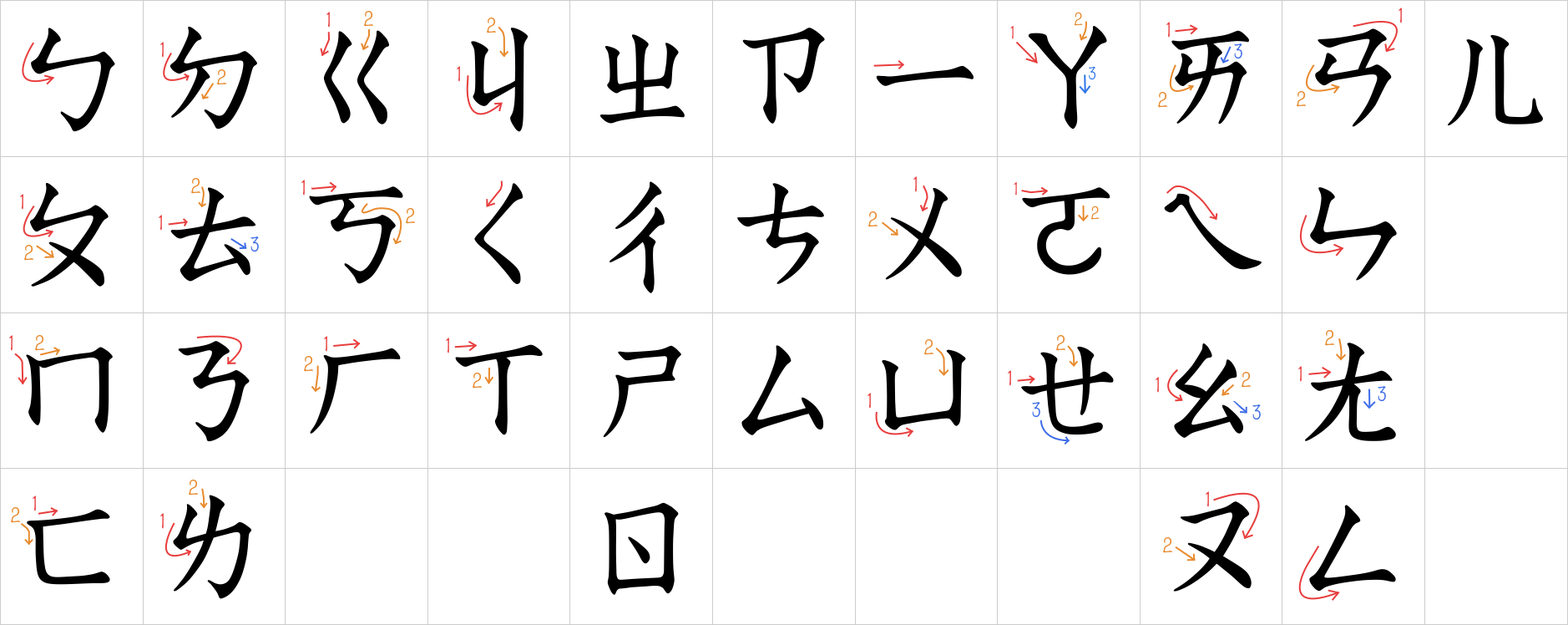
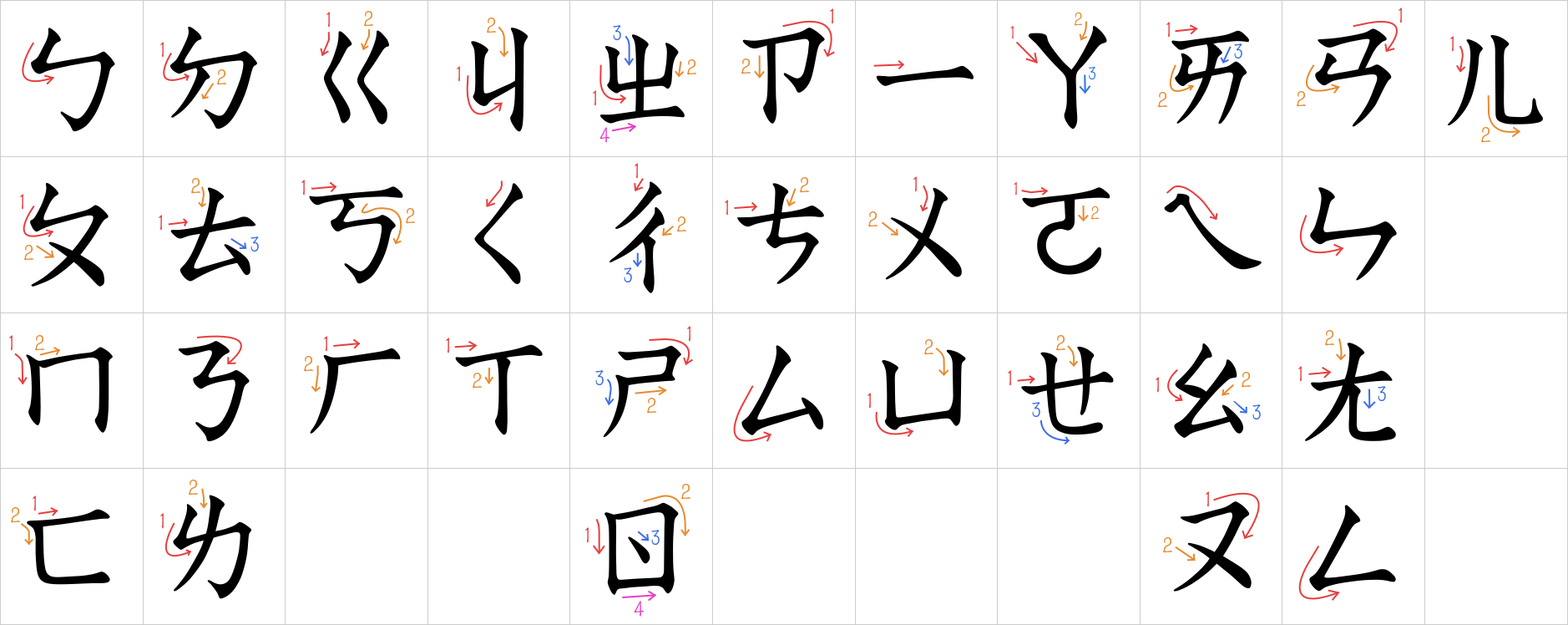
Comparing the layer stacks of the two 1568 × 625 images. Changes:
added layer "z1" above "z2" over [left=829, top=8, right=834, bottom=25]
added layer "z2" above "c1" over [left=741, top=58, right=752, bottom=75]
added layer "c1" above "c2" over [left=724, top=199, right=729, bottom=216]
added layer "c2" above "zh1" over [left=799, top=177, right=810, bottom=193]
added layer "zh1" above "zh2" over [left=592, top=90, right=597, bottom=107]
added layer "zh2" above "zh3" over [left=687, top=59, right=698, bottom=76]
added layer "zh3" above "zh4" over [left=612, top=25, right=622, bottom=41]
added layer "zh4" above "ch1" over [left=599, top=126, right=611, bottom=143]
added layer "ch1" above "ch2" over [left=634, top=162, right=638, bottom=179]
added layer "ch2" above "ch3" over [left=677, top=216, right=688, bottom=233]
added layer "ch3" above "sh1" over [left=623, top=267, right=633, bottom=284]
added layer "sh1" above "sh2" over [left=687, top=325, right=691, bottom=342]
added layer "sh2" above "sh3" over [left=647, top=397, right=658, bottom=414]
added layer "sh3" above "r1" over [left=595, top=369, right=604, bottom=386]
added layer "r1" above "r2" over [left=585, top=526, right=589, bottom=543]
added layer "r2" above "r3" over [left=681, top=483, right=692, bottom=500]
added layer "r3" above "r4" over [left=651, top=529, right=660, bottom=546]
added layer "r4" above "er1" over [left=633, top=600, right=645, bottom=617]
added layer "er1" above "er2" over [left=1450, top=35, right=1454, bottom=52]
added layer "er2" above "筆畫" over [left=1481, top=126, right=1492, bottom=143]
painted on "筆畫" over [left=592, top=20, right=1521, bottom=602]
